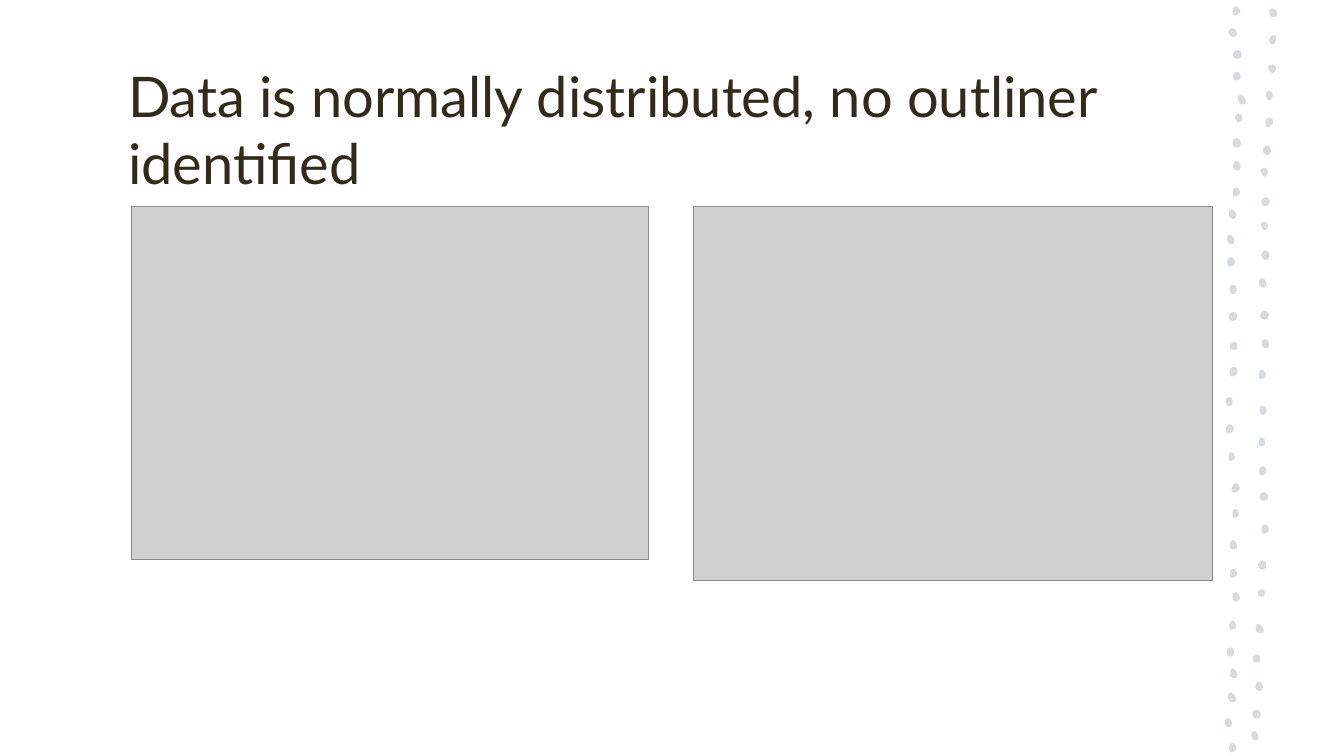
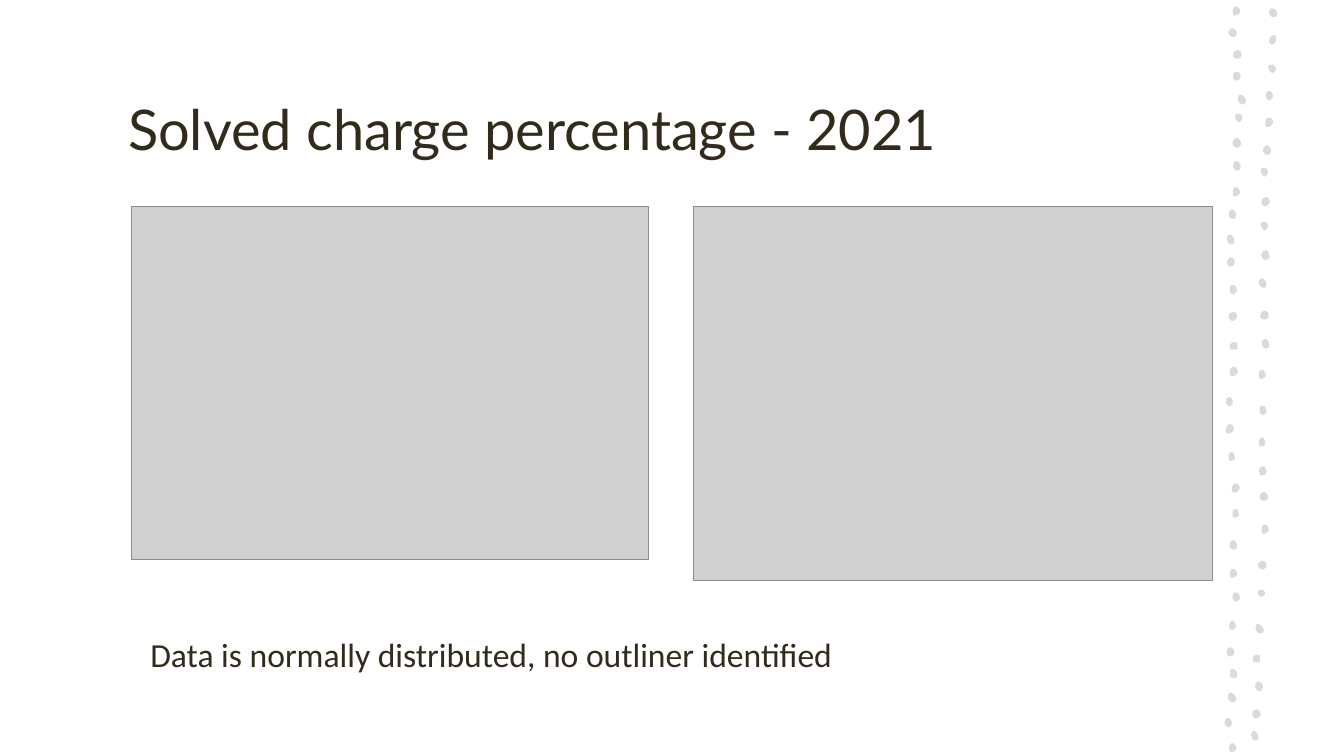
Before and after one commit to antoinetteboyle/Project-1, a slide deck: slide 5 of Crime_Victoria_PowerPoint_Presentation_temporary_Kelvin.pptx (slide 2 before the commit). Drawn at 1344x756 pixels with LibreOffice and Linux fonts; fonts in the diff are those of the drawing; grey boxes stand for pictures. Boxes give left, top, right and bottom in pixels: in the first picture for what was removed or moved away, otherwise in the second. Text is boxed around its words. In the diff, an @@ line names an element or a change of style, - is before the commit and + after.

```diff
--- a/Crime_Victoria_PowerPoint_Presentation_temporary_Kelvin.pptx
+++ b/Crime_Victoria_PowerPoint_Presentation_temporary_Kelvin.pptx
@@ text added at (x1=128, y1=108, x2=937, y2=161), 40 pt, text #312B1C @@
+Solved charge percentage - 2021
@@ title "Data is normally distributed, no ..." moved from (x1=128, y1=75, x2=1098, y2=185) to (x1=150, y1=643, x2=832, y2=673) @@
@@ title "Data is normally distributed, no ..." at (x1=150, y1=643, x2=832, y2=673): size 40 to 24 pt, font Lato to Calibri @@
```
Also in this commit, not shown: 4 other slides changed, 5 slides added, 3 slides removed, 4 other files.
